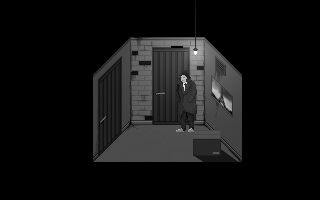
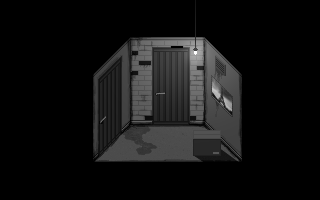
Revision of a layered 320px x 200px image; what changed, layer by layer:
hid "MAVISH.png", painted on it over [left=176, top=70, right=197, bottom=132]
painted on "LIGHTING" over [left=130, top=37, right=134, bottom=49]
painted on "ROOM BASE" over [left=93, top=37, right=242, bottom=162]
